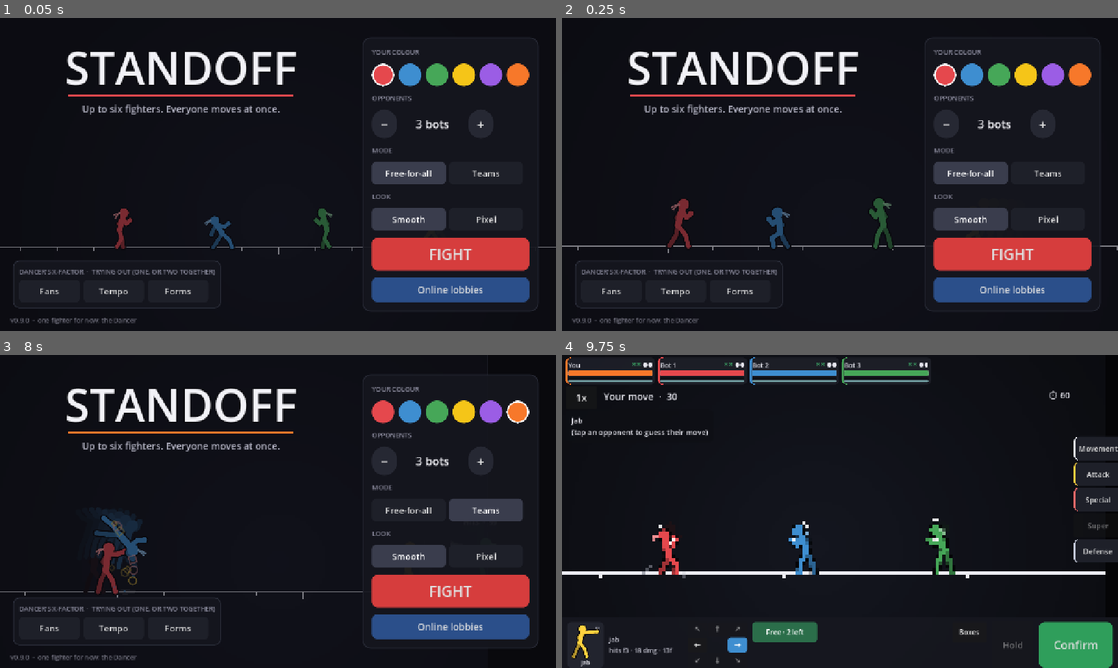
Above: before the commit, frames 1-4 (two rows, left to right).
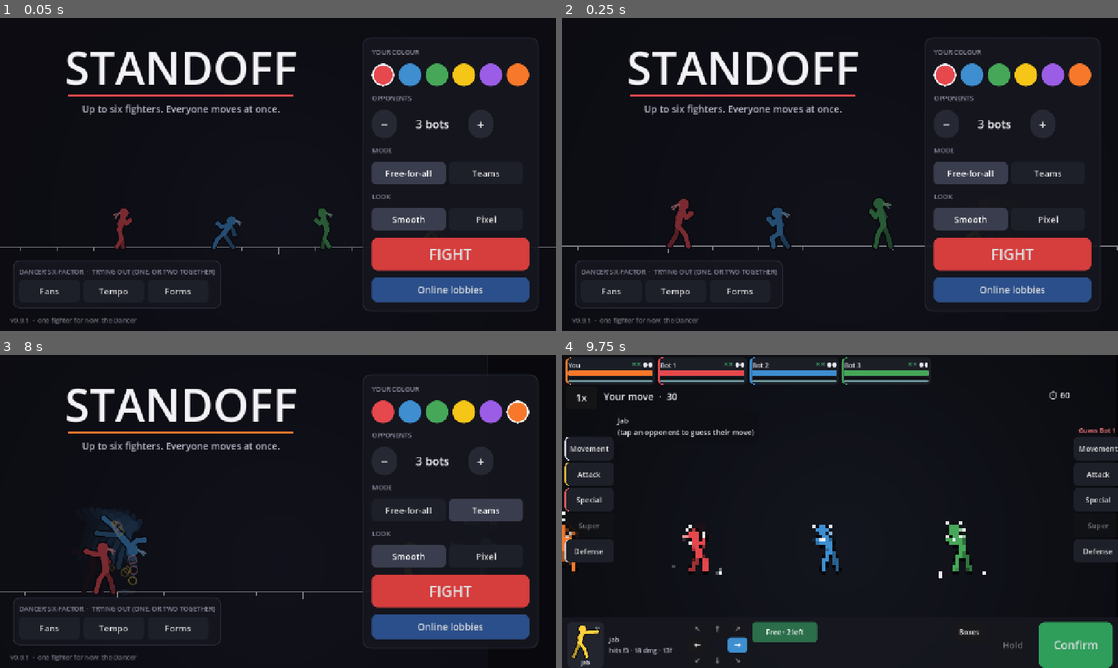
Above: after the commit, the same moments.

Repository: Veriduim/standoff
Game: Godot game, scene res://scenes/main.tscn
Two runs of this game, one before a commit and one after it. Both use one fixed random seed, a clock stepped at 60 frames per second and the inputs below.
Inputs (mouse positions are in pixels of both pictures, inside the frame that each line leads up to):
- Up to frame 1 (0.05 s): no input
- Up to frame 2 (0.25 s): no input
- Up to frame 3 (8 s): click (383, 411) at 0.52 s; click (411, 411) at 1.27 s; click (439, 411) at 2.02 s; click (461, 411) at 2.77 s; click (489, 411) at 3.52 s; click (517, 411) at 4.27 s; click "−" at 5 s; click "+" at 5.75 s; click "Free-for-all" at 6.5 s; click "Teams" at 7.25 s
- Up to frame 4 (9.75 s): click "Smooth" at 8 s; click "Pixel" at 8.75 s; click "FIGHT" at 9.5 s

The runs differ from the first frame. In frame 1, 0.3% of the frame differs, in the area x 4-44%, y 63-98%; in frame 2, less than 0.1%; in frame 3, 0.4%; in frame 4, 4.1%, in the area x 0-100%, y 19-72%.

Commit message:
0.9.1: multiplayer QoL (Timmy 21:37 "Have our options expand from the left and then the enemy closest to use expand from the right...")
- your tabs and drawer down the left; the nearest enemy who's picking too down the right ("Guess <name>") - their
  tabs set your guess of their move, their drawer opens from the right; tap another enemy to put them there
- moves with no direction (Mirror, Wait, Block) turn you to the nearest enemy; aimed moves already default to them
- your last pick (move, Free, Distance) is picked first on your next turn and kept between plays; your colour is kept
- drawers sit under the banner; tests: 6 ui checks; tests remember nothing and write nothing

Co-Authored-By: Claude Opus 5.5 <noreply@anthropic.com>
Claude-Session: https://claude.ai/code/session_019cpLLa1bA2ND22yfhrkoYF

Diff:
--- a/project.godot
+++ b/project.godot
@@ -11,7 +11,7 @@
 [application]
 
 config/name="Standoff"
-config/version="0.9.0"
+config/version="0.9.1"
 config/icon="res://assets/icon.png"
 run/main_scene="res://scenes/main.tscn"
 config/features=PackedStringArray("4.7", "GL Compatibility")
--- a/scripts/sim/sim.gd
+++ b/scripts/sim/sim.gd
@@ -475,6 +475,10 @@
 	f.param = aim(str(m.get("aim", "none")), Vector2(float(c.get("x", 0.0)), float(c.get("y", 0.0))), f.facing)
 	if absf(f.param.x) > 0.2:
 		f.facing = 1 if f.param.x > 0.0 else -1   # (aimed left or right - they turn that way)
+	elif str(m.get("aim", "none")) in ["none", "height", "lean"]:   # (no way picked: they turn to the nearest enemy -
+		var n := nearest_enemy(f)                                   # Timmy 21:37 "always ... the enemy closest")
+		if n != null and absf(n.pos.x - f.pos.x) > 1.0:
+			f.facing = 1 if n.pos.x > f.pos.x else -1
 	f.dist = clampf(float(c.get("dist", 100.0)) / 100.0, 0.0, 1.0)
 	f.parry_at = int(c.get("pf", 0)) if bool(m.get("parry_frame", false)) else 0
 	f.length = int(m["frames"])
--- a/scripts/tests/online_test.gd
+++ b/scripts/tests/online_test.gd
@@ -8,6 +8,7 @@
 
 
 func _screen() -> Control:
+	PickPanel.forget()   # (no remembered pick from earlier play; nothing written)
 	var g: Control = SCREEN.new()
 	add_child(g)
 	return g
--- a/scripts/tests/ui_test.gd
+++ b/scripts/tests/ui_test.gd
@@ -6,6 +6,7 @@
 
 
 func _screen() -> Control:
+	PickPanel.forget()   # (no remembered pick from earlier play; nothing written)
 	var g: Control = SCREEN.new()
 	add_child(g)
 	return g
@@ -225,3 +226,37 @@
 	_check("...and a whole match plays to the end", g.phase == "over")
 	g.home.xf = saved
 	g.queue_free()
+
+
+func _test_multiplayer_qol() -> void:
+	_section("Multiplayer (Timmy 21:37): your tabs left, the nearest enemy's right; aimless moves face them; last pick kept")
+	var g := _screen()
+	g.start_local(3, "ffa")
+	g.bots.clear()
+	for i in 4:
+		g.sim.fighters[i].pos = Vector2([-300.0, -120.0, 200.0, 420.0][i], 0.0)
+	g.sim.fighters[0].facing = -1
+	var p: PickPanel = g.pick
+	p.open(g.sim, g.me, g.stage)
+	var vp := p.get_viewport_rect().size
+	_check("your tabs down the left, the nearest enemy picking too (Bot 1) down the right with their name (%s)"
+			% p.foe_name.text, p.tabs_box.position.x < vp.x / 2.0 and p.foe_box.position.x > vp.x / 2.0 and p.foe == 1
+			and p.foe_box.visible and p.foe_name.text.contains(g.sim.fighters[1].name))
+	p._side_tab(p.foe, "attack")
+	_check("...their Attack tab: your guess for them, the drawer opening from the right", p.who == 1
+			and p.drawer.visible and p.drawer.position.x > vp.x / 2.0 and p.guesses.has(1))
+	p._side_tab(g.me, "attack")
+	_check("...yours: back to your pick, the drawer from the left", p.who == g.me and p.drawer.visible
+			and p.drawer.position.x < vp.x / 2.0)
+	p._close_drawer()
+	p._on_tap(2)
+	_check("tapping another enemy puts them down the right", p.foe == 2 and p.who == 2)
+	p.guess(g.me)
+	p.select("mirror")
+	p._confirm()
+	_check("a move with no direction turns you to the nearest enemy (Mirror, facing right now)", g.sim.fighters[0].facing == 1)
+	g.start_local(1, "ffa")   # (a new match: your first pick is the last one you made)
+	_check("your last pick (Mirror) is picked first on your next turn (%s), and kept (%s)" % [g.pick.choice.get("move", ""),
+			PickPanel.last.get("dancer", {})], str(g.pick.choice.get("move", "")) == "mirror"
+			and str(PickPanel.remembered("dancer").get("move", "")) == "mirror")
+	g.queue_free()
--- a/scripts/ui/game_screen.gd
+++ b/scripts/ui/game_screen.gd
@@ -130,7 +130,7 @@
 	var picking := pick != null and pick.visible
 	stage.view_top = Ui.CARD_H + 48.0 if phase != "menu" else 40.0
 	stage.view_bottom = vp.y - (PickPanel.BAR_H + 10.0 if picking else 24.0)
-	stage.view_left = 0.0
+	stage.view_left = PickPanel.TAB_W + 12.0 if picking else 0.0   # (tabs down both sides on your turn)
 	stage.view_right = vp.x - (PickPanel.TAB_W + 12.0 if picking else 0.0)
 
 
--- a/scripts/ui/home_screen.gd
+++ b/scripts/ui/home_screen.gd
@@ -122,7 +122,8 @@
 	ver.name = "Version"
 	add_child(ver)
 	_build_xf()
-	_set_colour(0)
+	var saved := ConfigFile.new()   # (your colour, kept between plays - 21:37 "remember the last option we choice")
+	_set_colour(int(saved.get_value("home", "colour", 0)) if saved.load(SETTINGS) == OK else 0)
 	_set_count(3)
 	get_viewport().size_changed.connect(_layout)
 	_layout()
@@ -191,6 +192,11 @@
 
 
 func _set_colour(i: int) -> void:
+	if i != colour:
+		var cfg := ConfigFile.new()
+		cfg.load(SETTINGS)
+		cfg.set_value("home", "colour", i)
+		cfg.save(SETTINGS)
 	colour = i
 	for k in swatches.size():
 		var c: Color = StageView.COLOURS[k]
--- a/scripts/ui/pick_panel.gd
+++ b/scripts/ui/pick_panel.gd
@@ -4,9 +4,12 @@
 ## from the side so we can test the frames. It also let us use the space more"; 17:37: "I dont like target ... one char
 ## that has as many moves as what a YOMIH char would have and see how we get that to fit with icons. Just have the
 ## direction functionality"):
-##   - a slim tab column on the right - YOMI's five: Movement / Attack / Special / Super / Defense (21:03); a tab slides
-##     out a grid of move icons (MoveIcon - the character's own stick figure in the move's key pose); picking one tucks
-##     it away. Hold is a button by Confirm, as by YOMI's Lock In.
+##   - your tabs down the left - YOMI's five: Movement / Attack / Special / Super / Defense (21:03); a tab slides out a
+##     grid of move icons (MoveIcon - the character's own stick figure in the move's key pose); picking one tucks it
+##     away. Hold is a button by Confirm, as by YOMI's Lock In. The nearest enemy who's picking too has theirs down the
+##     right (21:37 "Have our options expand from the left and then the enemy closest to use expand from the right") -
+##     their tabs set your guess of their move. Your last pick is picked first next turn (21:37 "remember the last
+##     option we choice for our char").
 ##   - a slim bar along the bottom: the move picked (its icon, name, frame data), the direction pad - the only thing you
 ##     pick with a move - a Distance slider for dashes and jumps, the Free (Cancel) switch for attacks, Boxes (hit / hurt
 ##     boxes) and Confirm. (19:12: "Remove the frame thing from the bottom" - the frame scrubber's gone; the ghost loops.)
@@ -24,6 +27,43 @@
 const DIRS := [Vector2(-1, -1), Vector2(0, -1), Vector2(1, -1), Vector2(-1, 0), Vector2.ZERO, Vector2(1, 0),
 	Vector2(-1, 1), Vector2(0, 1), Vector2(1, 1)]
 const ARROWS := ["↖", "↑", "↗", "←", "", "→", "↙", "↓", "↘"]
+const SETTINGS := "user://settings.cfg"
+
+## Your last pick for each character (move, Free, Distance) - picked first on your next turn if you can; kept between
+## plays. keep = false: not written to the settings (the tests).
+static var last := {}
+static var keep := true
+static var _loaded := false
+
+
+static func remembered(character: String) -> Dictionary:
+	if not _loaded:
+		_loaded = true
+		var cfg := ConfigFile.new()
+		if cfg.load(SETTINGS) == OK:
+			var saved: Variant = cfg.get_value("last", "moves", {})
+			if saved is Dictionary:
+				last = saved
+	return last.get(character, {})
+
+
+static func remember(character: String, c: Dictionary) -> void:
+	if str(c.get("move", "")) in ["", "hold"]:
+		return
+	last[character] = {"move": str(c["move"]), "free": bool(c.get("free", false)), "dist": float(c.get("dist", 100.0))}
+	if not keep:
+		return
+	var cfg := ConfigFile.new()
+	cfg.load(SETTINGS)
+	cfg.set_value("last", "moves", last)
+	cfg.save(SETTINGS)
+
+
+## Start over with nothing remembered (the tests: and nothing written).
+static func forget(write := false) -> void:
+	last = {}
+	_loaded = true
+	keep = write
 
 var sim: Sim
 var me := 0
@@ -34,7 +74,10 @@
 var tab := ""                ## the drawer open ("" = closed)
 var preview_events: Array = []
 
-var tabs_box: VBoxContainer
+var tabs_box: VBoxContainer   ## your tabs (left)
+var foe := -1                ## the enemy down the right (the nearest one picking too; tap another to swap)
+var foe_box: VBoxContainer   ## ...their tabs
+var foe_name: Label
 var drawer: PanelContainer
 var drawer_grid: GridContainer
 var bar: PanelContainer
@@ -59,6 +102,12 @@
 	tabs_box = VBoxContainer.new()
 	tabs_box.add_theme_constant_override("separation", 5)
 	add_child(tabs_box)
+	foe_box = VBoxContainer.new()
+	foe_box.add_theme_constant_override("separation", 5)
+	add_child(foe_box)
+	foe_name = Ui.label("", 15, Color.WHITE)
+	foe_name.horizontal_alignment = HORIZONTAL_ALIGNMENT_RIGHT
+	add_child(foe_name)
 	drawer = PanelContainer.new()
 	drawer.add_theme_stylebox_override("panel", Ui.box(Color("#17181ff2"), 12))
 	add_child(drawer)
@@ -174,13 +223,19 @@
 func _layout() -> void:
 	var vp := get_viewport_rect().size
 	var tab_h := 54.0 * Moves.TABS.size() + 5.0 * (Moves.TABS.size() - 1)
-	tabs_box.position = Vector2(vp.x - TAB_W - 6.0, maxf(Ui.CARD_H + 8.0, (vp.y - BAR_H + Ui.CARD_H - tab_h) / 2.0))
+	var tab_y := maxf(Ui.CARD_H + 60.0, (vp.y - BAR_H + Ui.CARD_H - tab_h) / 2.0)
+	tabs_box.position = Vector2(6.0, tab_y)   # (yours down the left)
 	tabs_box.size = Vector2(TAB_W, 0)
-	drawer.position = Vector2(vp.x - TAB_W - 14.0 - DRAWER_W, Ui.CARD_H + 8.0)
-	drawer.size = Vector2(DRAWER_W, vp.y - BAR_H - Ui.CARD_H - 18.0)
+	foe_box.position = Vector2(vp.x - TAB_W - 6.0, tab_y)   # (the enemy's down the right)
+	foe_box.size = Vector2(TAB_W, 0)
+	foe_name.position = Vector2(vp.x - 6.0 - 220.0, tab_y - 26.0)
+	foe_name.size = Vector2(220.0, 22.0)
+	var right := who != me   # (the drawer opens from the side whose tabs it is)
+	drawer.position = Vector2(vp.x - TAB_W - 14.0 - DRAWER_W if right else TAB_W + 14.0, Ui.CARD_H + 52.0)   # (under
+	drawer.size = Vector2(DRAWER_W, vp.y - BAR_H - Ui.CARD_H - 62.0)                                          # the banner)
 	bar.position = Vector2(0, vp.y - BAR_H)
 	bar.size = Vector2(vp.x, BAR_H)
-	info.position = Vector2(10, Ui.CARD_H + 62.0)   # (top left, under the speed button - the fighters stand low)
+	info.position = Vector2(TAB_W + 20.0, Ui.CARD_H + 62.0)   # (top left, beside your tabs - the fighters stand low)
 
 
 ## Your turn: the tabs for what you can do, a first pick made (an attack, aimed at the nearest enemy).
@@ -193,6 +248,7 @@
 		stage.fighter_tapped.connect(_on_tap)
 	visible = true
 	guesses = {}
+	foe = _nearest_foe()
 	_build_tabs()
 	choice = {}
 	var legal := sim.legal_moves(me)
@@ -206,14 +262,34 @@
 		select("hold")
 		_close_drawer()
 		return
+	var f := sim.fighters[me]
+	var again := remembered(f.character)   # (your last pick first, if you can do it now - aimed at the nearest enemy)
+	if legal.has(str(again.get("move", ""))):
+		select(str(again["move"]))
+		choice["dist"] = float(again.get("dist", 100.0))
+		choice["free"] = bool(again.get("free", false)) and str(Moves.move(f.character, str(choice["move"]))["kind"]) == "attack" \
+				and (f.fc > 0 or f.meter >= Sim.BAR)
+		refresh()
+		_close_drawer()
+		return
 	var first := ""
 	for mid in legal:
-		if str(Moves.move(sim.fighters[me].character, mid)["kind"]) == "attack":
+		if str(Moves.move(f.character, mid)["kind"]) == "attack":
 			first = mid
 			break
 	select(first if first != "" else legal[0])
 	_close_drawer()
 
+
+## The enemy for the right-hand tabs: the nearest one picking too (-1 = nobody).
+func _nearest_foe() -> int:
+	var f := sim.fighters[me]
+	var best := -1
+	for id in sim.deciders():
+		var g := sim.fighters[id]
+		if id != me and sim.enemies(f, g) and (best < 0 or absf(g.pos.x - f.pos.x) < absf(sim.fighters[best].pos.x - f.pos.x)):
+			best = id
+	return best
 
 func close() -> void:
 	visible = false
@@ -236,36 +312,61 @@
 
 
 func _moves_in(tab_id: String) -> Array:
-	var f := sim.fighters[who]
-	return sim.legal_moves(who).filter(func(mid: String) -> bool:
+	return _moves_of(who, tab_id)
+
+
+func _moves_of(id: int, tab_id: String) -> Array:
+	var f := sim.fighters[id]
+	return sim.legal_moves(id).filter(func(mid: String) -> bool:
 		return str(Moves.move(f.character, mid).get("tab", "")) == tab_id)
 
 
+## Both sides' tabs: yours down the left, the enemy's down the right (their name over them, in their colour).
 func _build_tabs() -> void:
-	for c in tabs_box.get_children():
-		tabs_box.remove_child(c)
-		c.queue_free()
 	hold_btn.disabled = not sim.legal_moves(who).has("hold")
 	hold_btn.set_pressed_no_signal(str(choice.get("move", "")) == "hold")
+	_build_side(tabs_box, me, false)
+	foe_box.visible = foe >= 0
+	foe_name.visible = foe >= 0
+	if foe >= 0:
+		_build_side(foe_box, foe, true)
+		foe_name.text = "Guess %s" % sim.fighters[foe].name
+		foe_name.add_theme_color_override("font_color", stage.colour_of(foe).lightened(0.25))
+
+
+func _build_side(box: VBoxContainer, id: int, right: bool) -> void:
+	for c in box.get_children():
+		box.remove_child(c)
+		c.queue_free()
 	for t: Array in Moves.TABS:
 		var tid: String = t[0]
-		var b := Ui.button(str(t[1]), func() -> void: _tab(tid), 17)
+		var b := Ui.button(str(t[1]), func() -> void: _side_tab(id, tid), 17)
 		b.name = tid
 		b.custom_minimum_size = Vector2(TAB_W, 54)
 		b.toggle_mode = true
-		b.disabled = _moves_in(tid).is_empty()
+		b.disabled = _moves_of(id, tid).is_empty()
 		var tint: Color = MoveIcon.TAB_COLOURS.get(tid, Color.WHITE)
 		var off := Ui.box(Color("#1e2029"), 10)
 		off.border_color = tint
-		off.border_width_left = 4
+		var on := Ui.box(tint.darkened(0.45), 10)
+		on.border_color = tint
+		for st: StyleBoxFlat in [off, on]:   # (the colour strip on the outer edge)
+			if right:
+				st.border_width_right = 4
+			else:
+				st.border_width_left = 4
 		for s in ["normal", "hover"]:
 			b.add_theme_stylebox_override(s, off)
-		var on := Ui.box(tint.darkened(0.45), 10)
-		on.border_color = tint
-		on.border_width_left = 4
 		b.add_theme_stylebox_override("pressed", on)
 		b.add_theme_stylebox_override("hover_pressed", on)
-		tabs_box.add_child(b)
+		box.add_child(b)
+
+
+## A tab on one side: that side's pick (yours, or your guess for them) and its drawer.
+func _side_tab(id: int, tid: String) -> void:
+	if who != id:
+		guess(id)
+	_tab(tid)
 
 
 func _tab(tid: String) -> void:
@@ -273,8 +374,10 @@
 		_close_drawer()
 		return
 	tab = tid
-	for c in tabs_box.get_children():
-		(c as Button).set_pressed_no_signal(c.name == tab)
+	var box := tabs_box if who == me else foe_box
+	for c in tabs_box.get_children() + foe_box.get_children():
+		(c as Button).set_pressed_no_signal(c.get_parent() == box and c.name == tab)
+	_layout()
 	for c in drawer_grid.get_children():
 		drawer_grid.remove_child(c)
 		c.queue_free()
@@ -289,12 +392,14 @@
 		icon.selected = mid == str(_c().get("move", ""))
 		drawer_grid.add_child(icon)
 	drawer.visible = true
+	info.visible = who != me   # (your drawer covers the line about your pick)
 
 
 func _close_drawer() -> void:
 	tab = ""
 	drawer.visible = false
-	for c in tabs_box.get_children():
+	info.visible = true
+	for c in tabs_box.get_children() + foe_box.get_children():
 		(c as Button).set_pressed_no_signal(false)
 
 
@@ -533,6 +638,8 @@
 	if not visible:
 		return
 	if id == me or (sim.enemies(sim.fighters[me], sim.fighters[id]) and sim.deciders().has(id)):
+		if id != me and id != foe:   # (another enemy: the right-hand tabs are theirs now)
+			foe = id
 		guess(id)
 	else:
 		info.text = "%s is mid-move - it plays out as shown" % sim.fighters[id].name
@@ -567,4 +674,5 @@
 	if visible:
 		who = me
 		stage.guessing = -1
+		remember(sim.fighters[me].character, choice)
 		confirmed.emit(choice.duplicate())
--- a/scripts/version.gd
+++ b/scripts/version.gd
@@ -2,4 +2,4 @@
 extends RefCounted
 ## The game's version - the home screen shows it, and lobbies list it (only the same version can play together).
 
-const TAG := "0.9.0"
+const TAG := "0.9.1"
Not shown, changed: export_presets.cfg
Not shown, added: scripts/dev/xf_shots.gd.uid
Not shown, changed: docs/plan.md
